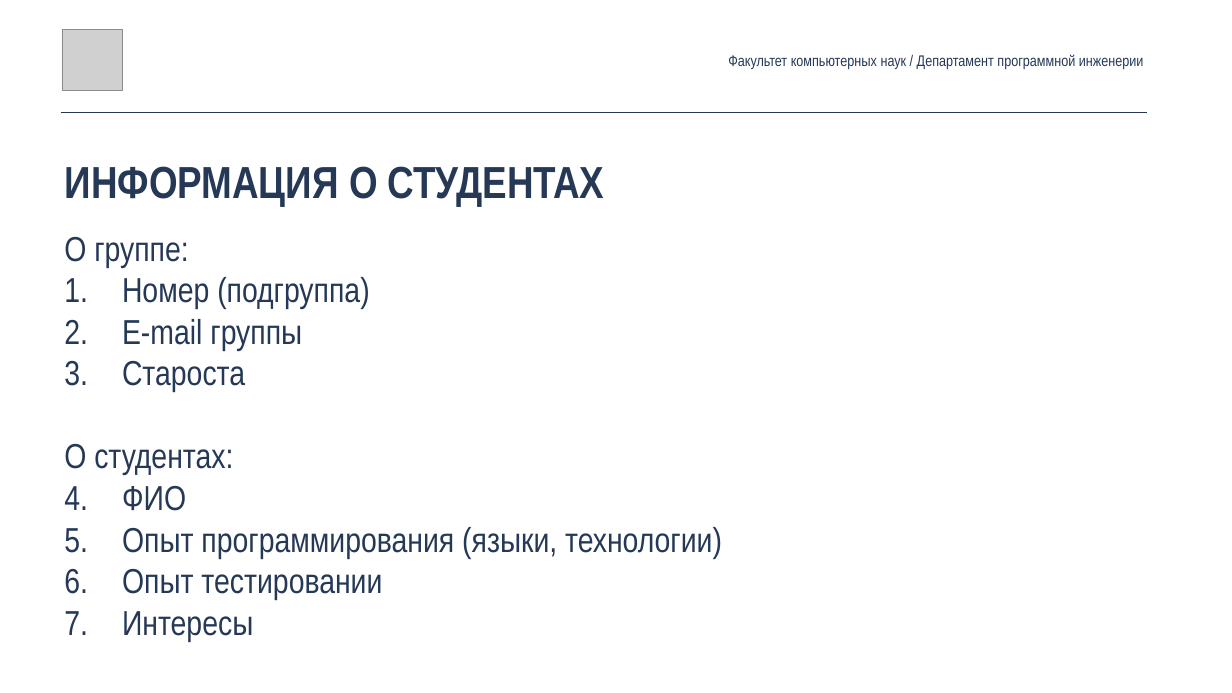
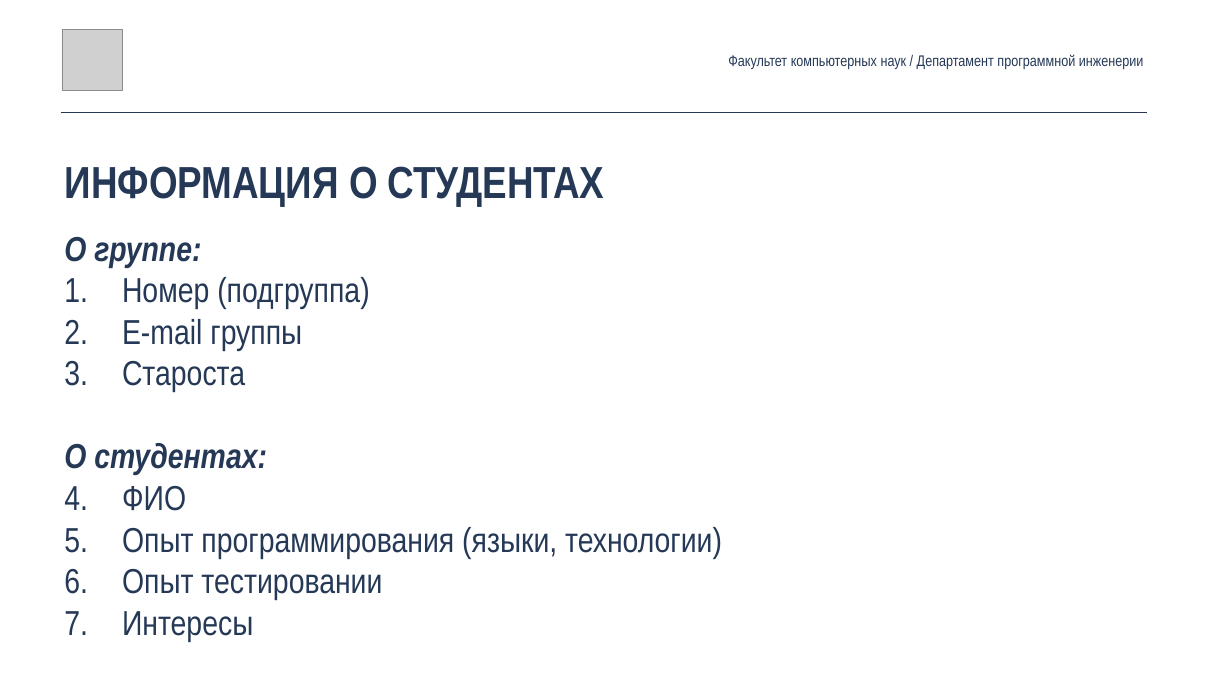
Before and after one commit to andrewt0301/qa-testing-course, a slide deck: slide 5 of seminars/seminar01/Seminar01.pptx. Drawn at 1232x693 pixels with LibreOffice and Linux fonts; fonts in the diff are those of the drawing; grey boxes stand for pictures. Boxes give left, top, right and bottom in pixels: in the first picture for what was removed or moved away, otherwise in the second. Text is boxed around its words. In the diff, an @@ line names an element or a change of style, - is before the commit and + after.

```diff
--- a/seminars/seminar01/Seminar01.pptx
+++ b/seminars/seminar01/Seminar01.pptx
@@ text at (64, 237, 267, 475): bold on, italic on in "О группе:", "О студентах:" @@
```
Also in this commit, not shown: 4 other slides changed.
